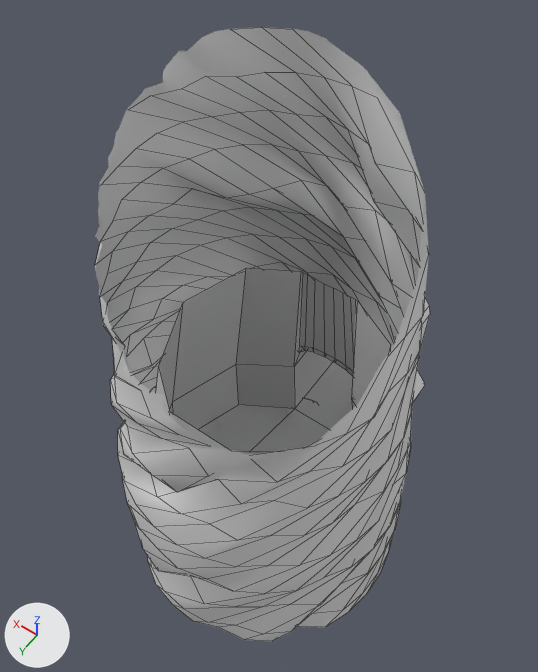
Renders of the Blender file Assets/models/enviornment/models/bossTower.blend from each side of a commit.
Before and after are seen from a camera (50 mm lens) standing at (-5.17, 7.05, 18.23) and looking at (0.55, -0.97, 5.64). The axes (+X, +Y, +Z) are drawn at lower left. The lights are the same throughout. Mesh edges are drawn as thin lines on the coarser meshes. Everything nearer to the camera than a plane just in front of the edit is cut away.
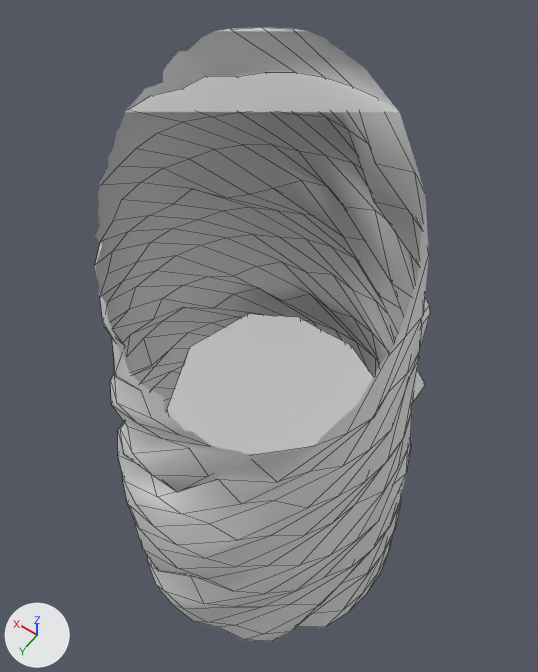
Boxes (x1, y1, x2, y2) around the edits, measured in the pictures (538 x 672 px):
'Cylinder', reshaped
    before: (156, 268, 430, 454)
    after: (166, 299, 430, 454)
part 1 of me_cylinder, built on
    before: (156, 268, 391, 454)
    after: (166, 314, 373, 454)
part 2 of me_cylinder_002, added
    after: (126, 27, 398, 112)

What changed in the scene script:
```text
Change me_cylinder:
    used by ob_cylinder; location = (0.0, 0.0, 0.0); scale = (1.98, 1.98, 1.98)
    remove me_cylinder.from_pydata(...)  # 90 vertices, 85 faces; spans x -1.62..1.53, y -3.09..1.55, z -0.28..3.18
    add me_cylinder.from_pydata(...)  # 90 vertices, 86 faces; spans x -1.62..1.53, y -3.09..1.55, z -0.28..2.4
    me_cylinder part 1
    18 vertices in x -1.2..1.13, y -1.2..1.01, z 3.18 move by (0.0, 0.0, -0.78)
    1 new face joins them
Change me_cylinder_002:
    used by ob_cylinder_001; location = (0.0, 0.0, 0.0); scale = (1.98, 1.98, 1.98)
    remove me_cylinder_002.from_pydata(...)  # 480 vertices, 419 faces; spans x -1.73..1.73, y -1.72..1.73, z -0.28..5.96
    add me_cylinder_002.from_pydata(...)  # 480 vertices, 421 faces; spans x -1.73..1.73, y -1.72..1.73, z -0.28..5.96
    me_cylinder_002 part 2
    1 new face joins them, smooth
    1 new face joins them
```
